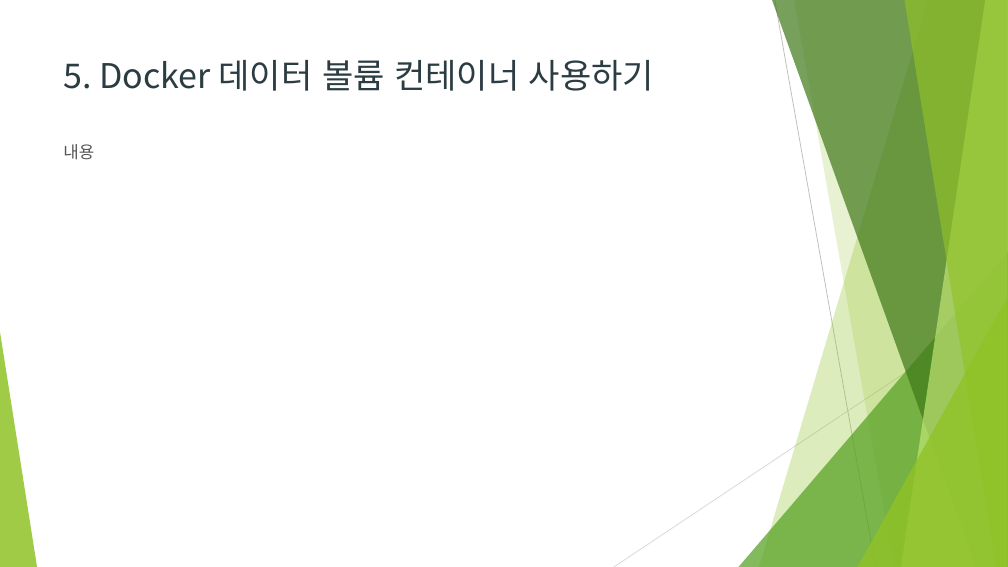
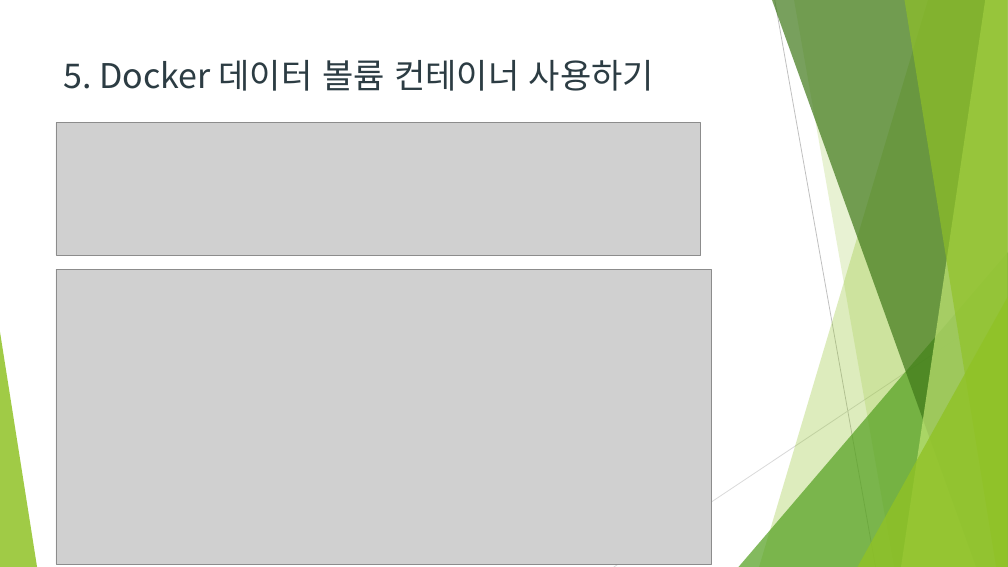
Before and after one commit to Heechul90/Docker, a slide deck: slide 28 of study/06. Docker 좀더 활용하기/Docker 좀더 활용하기.pptx (slide 7 before the commit). Drawn at 1008x567 pixels with LibreOffice and Linux fonts; fonts in the diff are those of the drawing; grey boxes stand for pictures. Boxes give left, top, right and bottom in pixels: in the first picture for what was removed or moved away, otherwise in the second. Text is boxed around its words. In the diff, an @@ line names an element or a change of style, - is before the commit and + after.

Commit message:
docker

```diff
--- a/study/06. Docker 좀더 활용하기/Docker 좀더 활용하기.pptx
+++ b/study/06. Docker 좀더 활용하기/Docker 좀더 활용하기.pptx
@@ picture added at [56,123,700,255] @@
@@ text removed at [63,144,94,160] @@
-내용
@@ picture added at [56,269,712,564] @@
```
Also in this commit, not shown: 7 other slides changed, 28 slides added, 2 other files.
